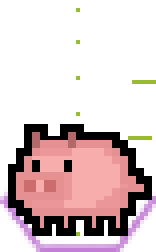
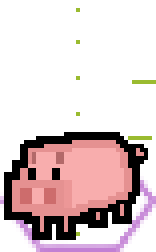
Comparing the layer stacks of the two w=156, h=252 images. Changes:
added layer "PiggySouthWest" above "Actual #3 (Piggy 2)" over [4, 132, 148, 240]
hid "Actual #3 (Piggy 2)" over [8, 124, 152, 236]
